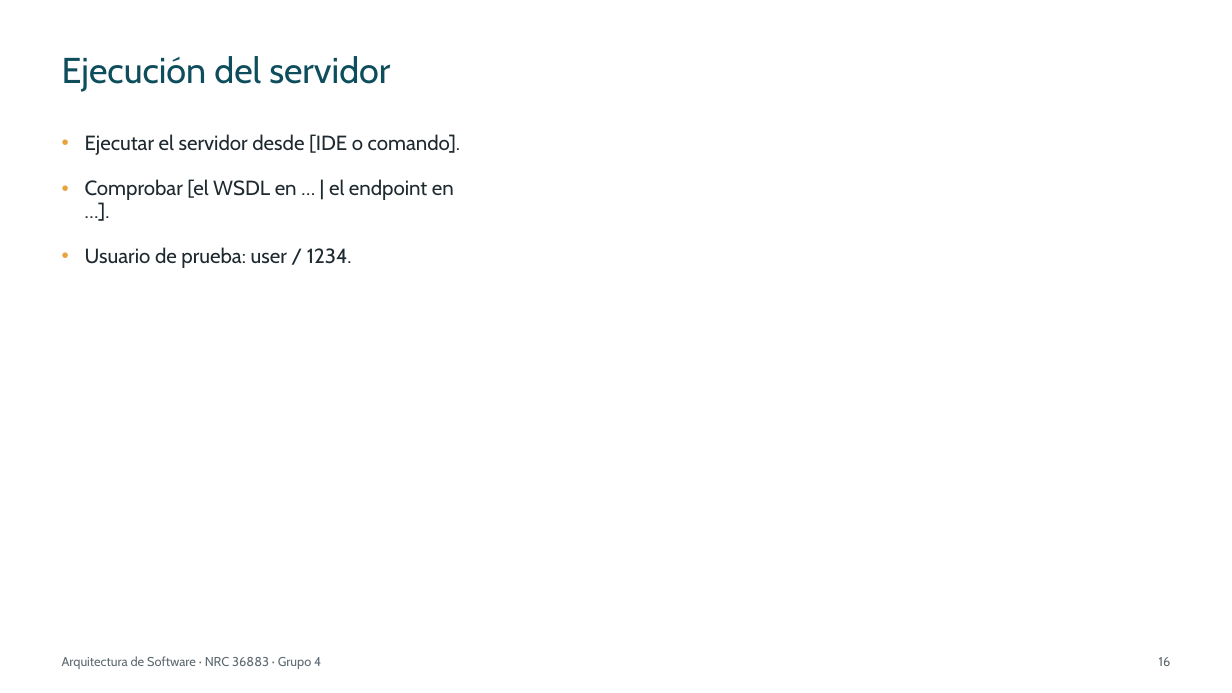
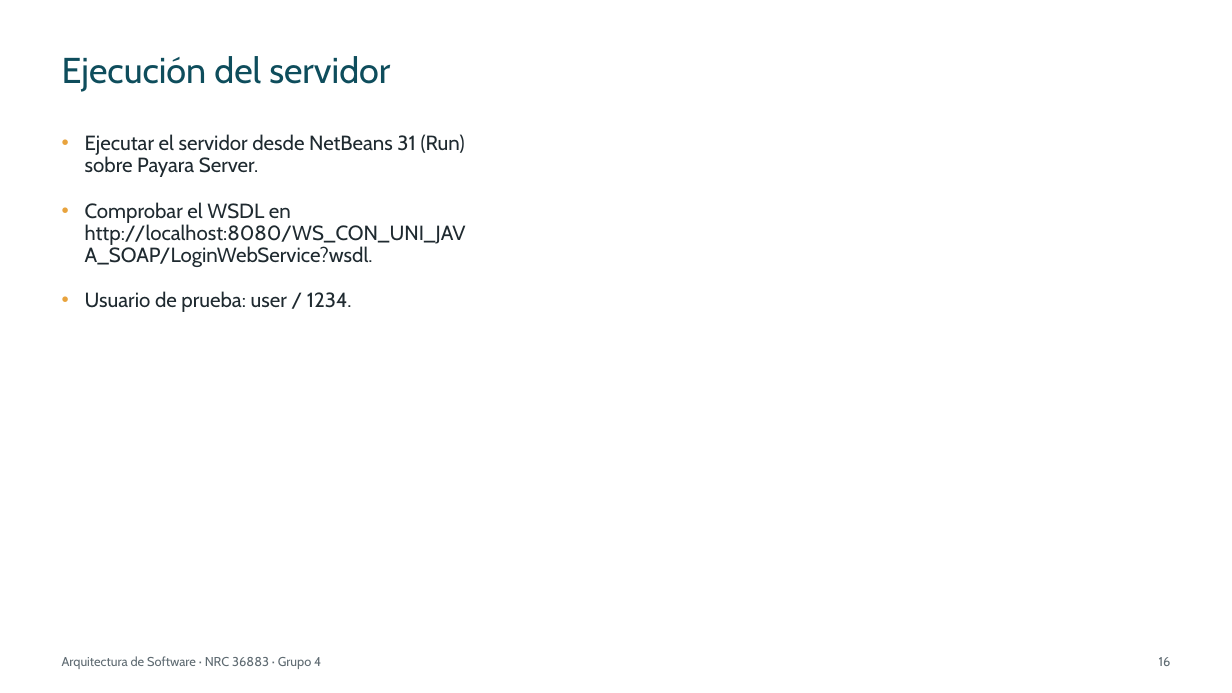
Before and after one commit to IMarcusDev/TI.1.1.-PAO202651_SOAP_JAVA_SINBDD_NRC_36883_GR04, a slide deck: slide 16 of 05. DOCUMENTACION/PRESENTACION TI.1.1. SOAP sin BDD en JAVA GR4.pptx. Drawn at 1232x693 pixels with LibreOffice and Linux fonts; fonts in the diff are those of the drawing. Boxes give left, top, right and bottom in pixels: in the first picture for what was removed or moved away, otherwise in the second. Text is boxed around its words. In the diff, an @@ line names an element or a change of style, - is before the commit and + after.

```diff
--- a/05. DOCUMENTACION/PRESENTACION TI.1.1. SOAP sin BDD en JAVA GR4.pptx
+++ b/05. DOCUMENTACION/PRESENTACION TI.1.1. SOAP sin BDD en JAVA GR4.pptx
@@ text at (x1=85, y1=134, x2=466, y2=267): text changed @@
-• Ejecutar el servidor desde [IDE o comando].
-• Comprobar [el WSDL en … | el endpoint en …].
+• Ejecutar el servidor desde NetBeans 31 (Run) sobre Payara Server.
+• Comprobar el WSDL en http://localhost:8080/WS_CON_UNI_JAVA_SOAP/LoginWebService?wsdl.
```
Also in this commit, not shown: 27 other slides changed.
